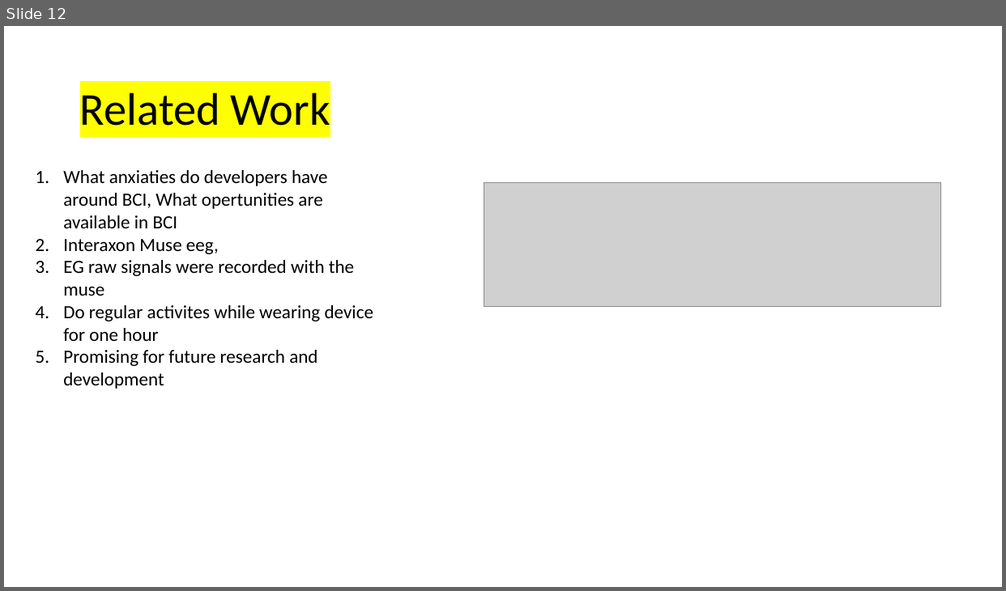
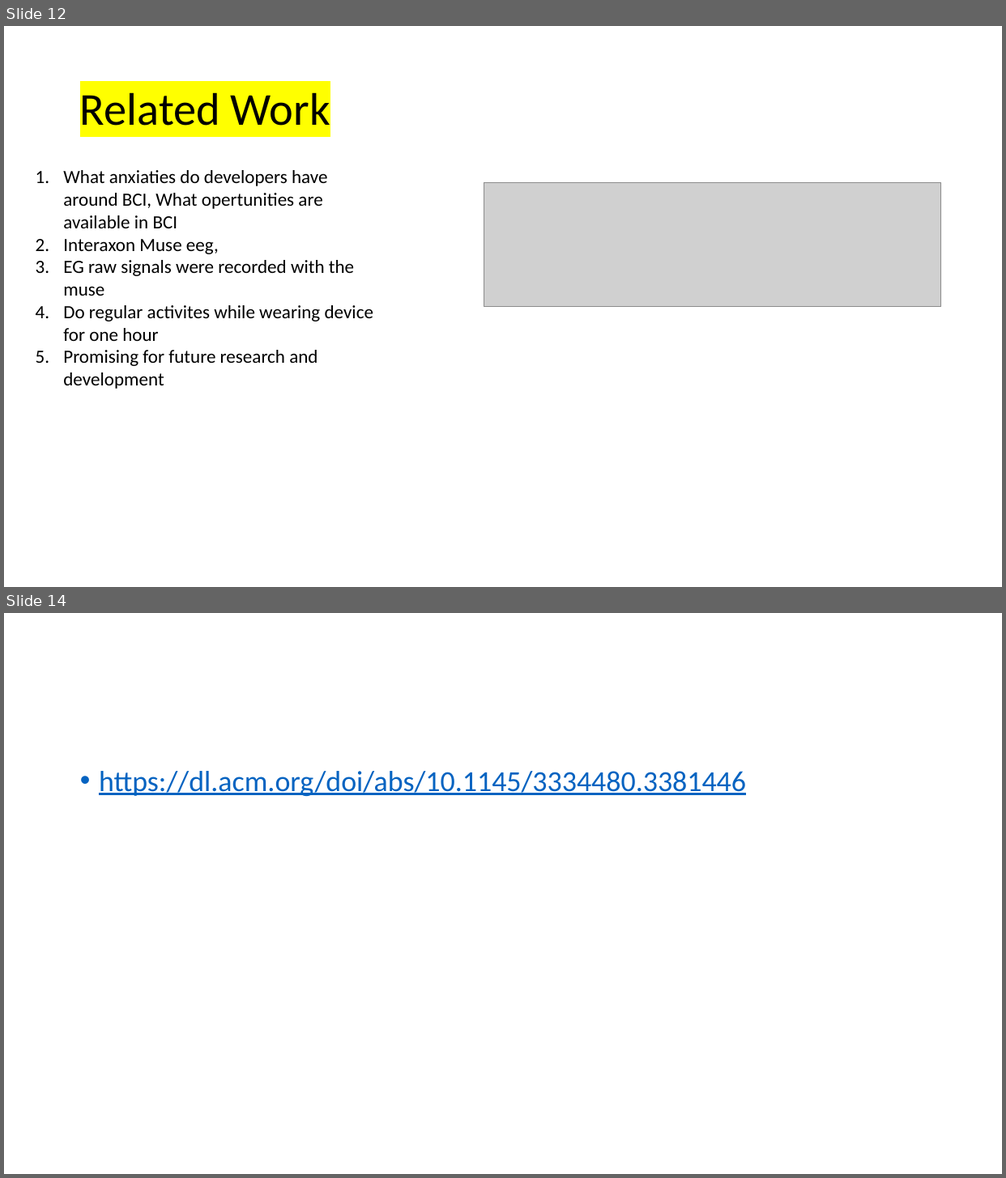
Before and after one commit to nauticalmonkey/CalPolyThesis, a slide deck: Thesis Idea.pptx. Shown one above the other, each under a label of ours: slide 12 before the commit, slides 12 and 14 after it; the slides between them are not shown. The pictures are 1006x591 and 1006x1178 pixels, drawn with LibreOffice and Linux fonts; fonts in the diff are those of the drawing; grey boxes stand for pictures. Boxes give left, top, right and bottom in pixels: in the first picture for what was removed or moved away, otherwise in the second. Text is boxed around its words. In the diff, an @@ line names an element or a change of style, - is before the commit and + after.

```diff
--- a/Thesis Idea.pptx
+++ b/Thesis Idea.pptx
@@ slide 14 added at <box>4,613,1002,1174</box>, background #FFFFFF @@
@@ text added at <box>99,771,746,796</box>, 28 pt, text #0563C1, underline @@
+• https://dl.acm.org/doi/abs/10.1145/3334480.3381446
```
Also in this commit, not shown: 3 slides changed, 1 slide removed.
